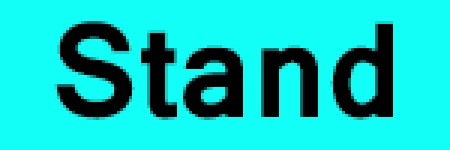
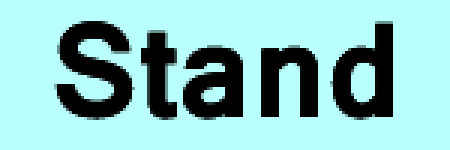
The second 450x150 image is a revision of the first. Changes to its layers:
added layer "Start" above "Hit" over left=54, top=21, right=393, bottom=120
showed "Hit", moved it above "Stand", painted on it over left=54, top=21, right=393, bottom=123
removed layer "Background" over left=0, top=0, right=450, bottom=150
added layer "down" above "up" over left=0, top=0, right=450, bottom=150
added layer "up" over left=0, top=0, right=450, bottom=150
